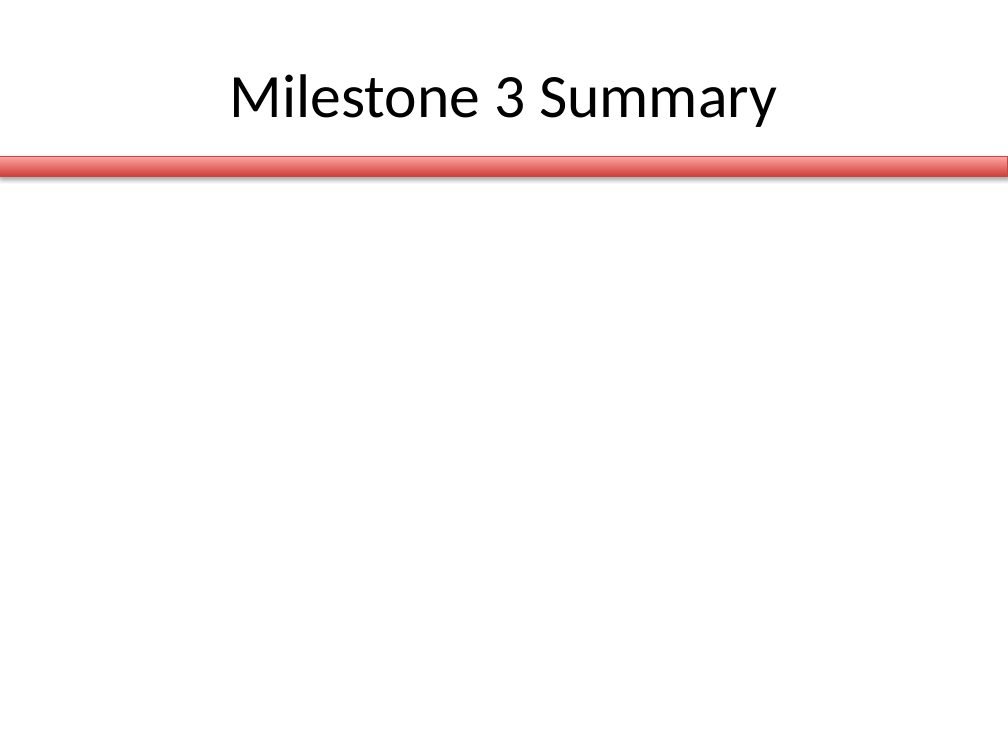
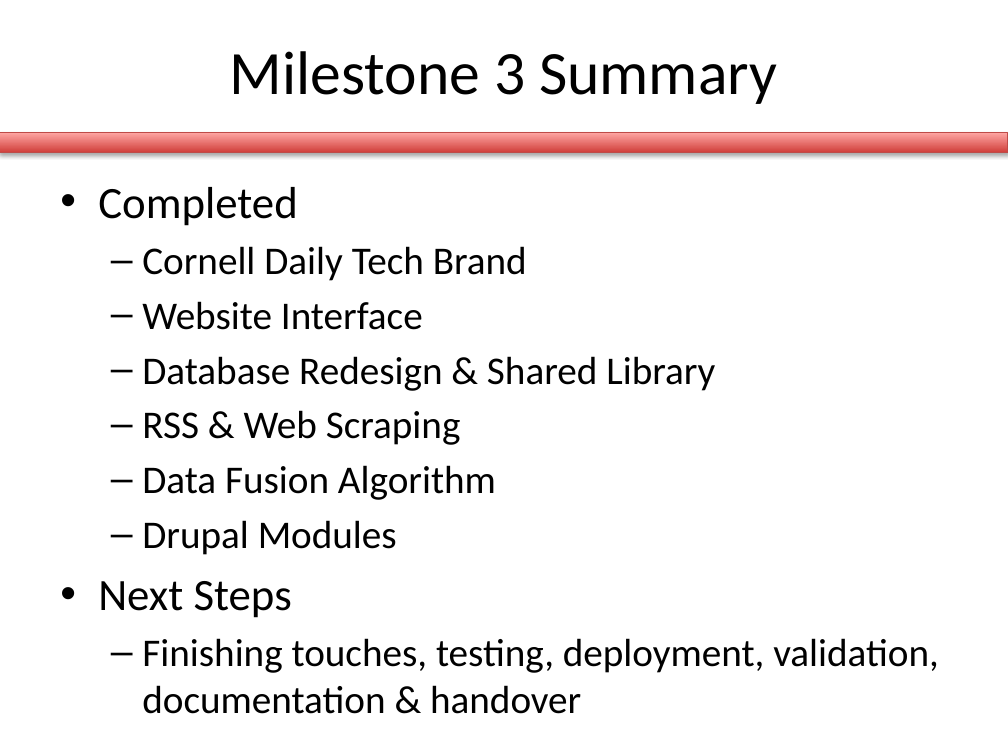
Before and after one commit to briantoth/Sun-in-the-City, a slide deck: slide 36 of se_process/milestone3/milestone3.pptx (slide 12 before the commit). Drawn at 1008x756 pixels with LibreOffice and Linux fonts; fonts in the diff are those of the drawing. Boxes give left, top, right and bottom in pixels: in the first picture for what was removed or moved away, otherwise in the second. Text is boxed around its words. In the diff, an @@ line names an element or a change of style, - is before the commit and + after.

```diff
--- a/se_process/milestone3/milestone3.pptx
+++ b/se_process/milestone3/milestone3.pptx
@@ title "Milestone 3 Summary" moved from (x1=230, y1=74, x2=777, y2=127) to (x1=230, y1=51, x2=777, y2=104) @@
@@ rectangle moved from (x1=0, y1=156, x2=1008, y2=176) to (x1=0, y1=132, x2=1008, y2=152) @@
@@ text added at (x1=98, y1=187, x2=939, y2=714), 28 pt, text #000000 @@
+• Completed
+  – Cornell Daily Tech Brand
+  – Website Interface
+  – Database Redesign & Shared Library
+  – RSS & Web Scraping
+  – Data Fusion Algorithm
+  – Drupal Modules
+• Next Steps
+  – Finishing touches, testing, deployment, validation, documentation & handover
```
Also in this commit, not shown: 8 other slides changed, 26 slides added, 2 slides removed, 2 other files.
